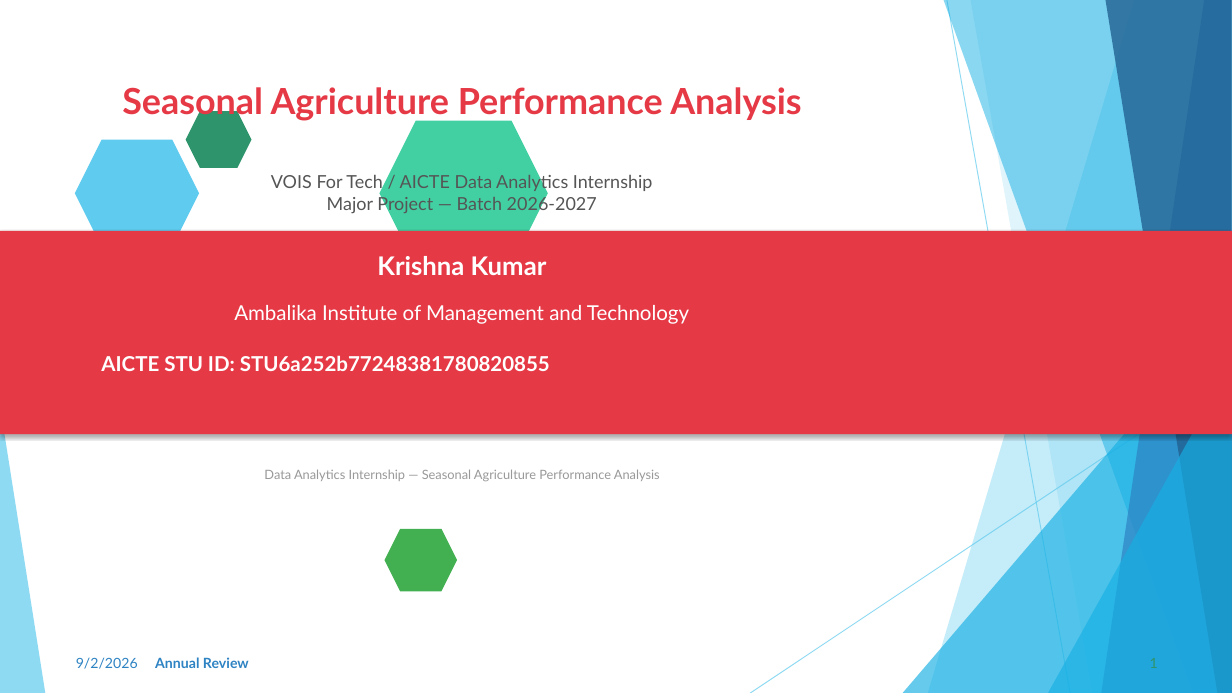
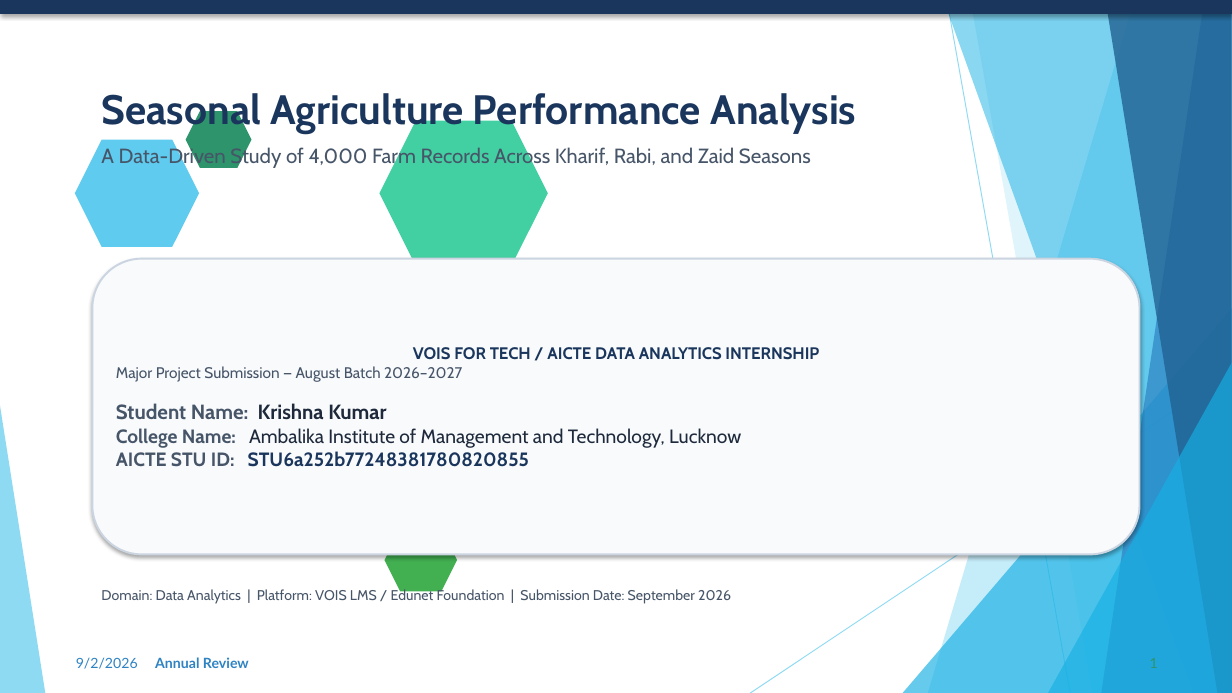
Before and after one commit to krishna3163/Seasonal-Agriculture-Performance-Analysis, a slide deck: slide 1 of VOIS_Project_PPT.pptx. Drawn at 1232x693 pixels with LibreOffice and Linux fonts; fonts in the diff are those of the drawing. Boxes give left, top, right and bottom in pixels: in the first picture for what was removed or moved away, otherwise in the second. Text is boxed around its words. In the diff, an @@ line names an element or a change of style, - is before the commit and + after.

Commit message:
Professionally polish PPT: fix data consistency, remove emojis, improve GitHub & certificate slides

```diff
--- a/VOIS_Project_PPT.pptx
+++ b/VOIS_Project_PPT.pptx
@@ rectangle: place and size @@
-rectangle at (0, 231, 1232, 434)
+rectangle at (0, 0, 1232, 14)
@@ rectangle at (0, 0, 1232, 14): fill #E63946 to #1B365D @@
@@ text "Seasonal Agriculture Performance Analysis": place and size @@
-text "Seasonal Agriculture Performance Analysis" at (122, 87, 801, 121)
+text "Seasonal Agriculture Performance Analysis" at (101, 93, 856, 168)
@@ text at (101, 93, 856, 133): size 28 to 32 pt, font Lato to Cabin, text colour #E63946 to #1B365D in "Seasonal Agriculture Performance Analysis"; alignment centre to left @@
@@ text at (101, 145, 811, 168): paragraph added @@
+A Data-Driven Study of 4,000 Farm Records Across Kharif, Rabi, and Zaid Seasons
@@ rounded rectangle "VOIS FOR TECH / AICTE ...": place and size @@
-rounded rectangle "VOIS FOR TECH / AICTE ..." at (271, 173, 653, 215)
+rounded rectangle "VOIS FOR TECH / AICTE ..." at (92, 259, 1140, 555)
@@ rounded rectangle "VOIS FOR TECH / AICTE ..." at (92, 259, 1140, 555): vertical alignment top to middle; fill none to #F8FAFC; outline none to #CBD5E1 1.5 pt; shadow on @@
@@ text removed at (377, 256, 547, 275) @@
-Krishna Kumar
@@ text removed at (234, 305, 689, 324) @@
-Ambalika Institute of Management and Technology
@@ text removed at (101, 355, 550, 371) @@
-AICTE STU ID: STU6a252b77248381780820855
@@ text in rounded rectangle at (116, 347, 819, 467): text changed; size 14 to 15 pt; font Lato to Cabin; text colour #555555 to #475569; bold on @@
-VOIS For Tech / AICTE Data Analytics Internship
-Major Project — Batch 2026-2027
+VOIS FOR TECH / AICTE DATA ANALYTICS INTERNSHIP
+Major Project Submission — August Batch 2026–2027
+Student Name: Krishna Kumar
+College Name: Ambalika Institute of Management and Technology, Lucknow
+AICTE STU ID: STU6a252b77248381780820855
@@ text removed at (264, 469, 660, 481) @@
-Data Analytics Internship — Seasonal Agriculture Performance Analysis
@@ text added at (101, 588, 731, 604), 11 pt, text #475569 @@
+Domain: Data Analytics | Platform: VOIS LMS / Edunet Foundation | Submission Date: September 2026
```
Also in this commit, not shown: 13 other slides changed.
